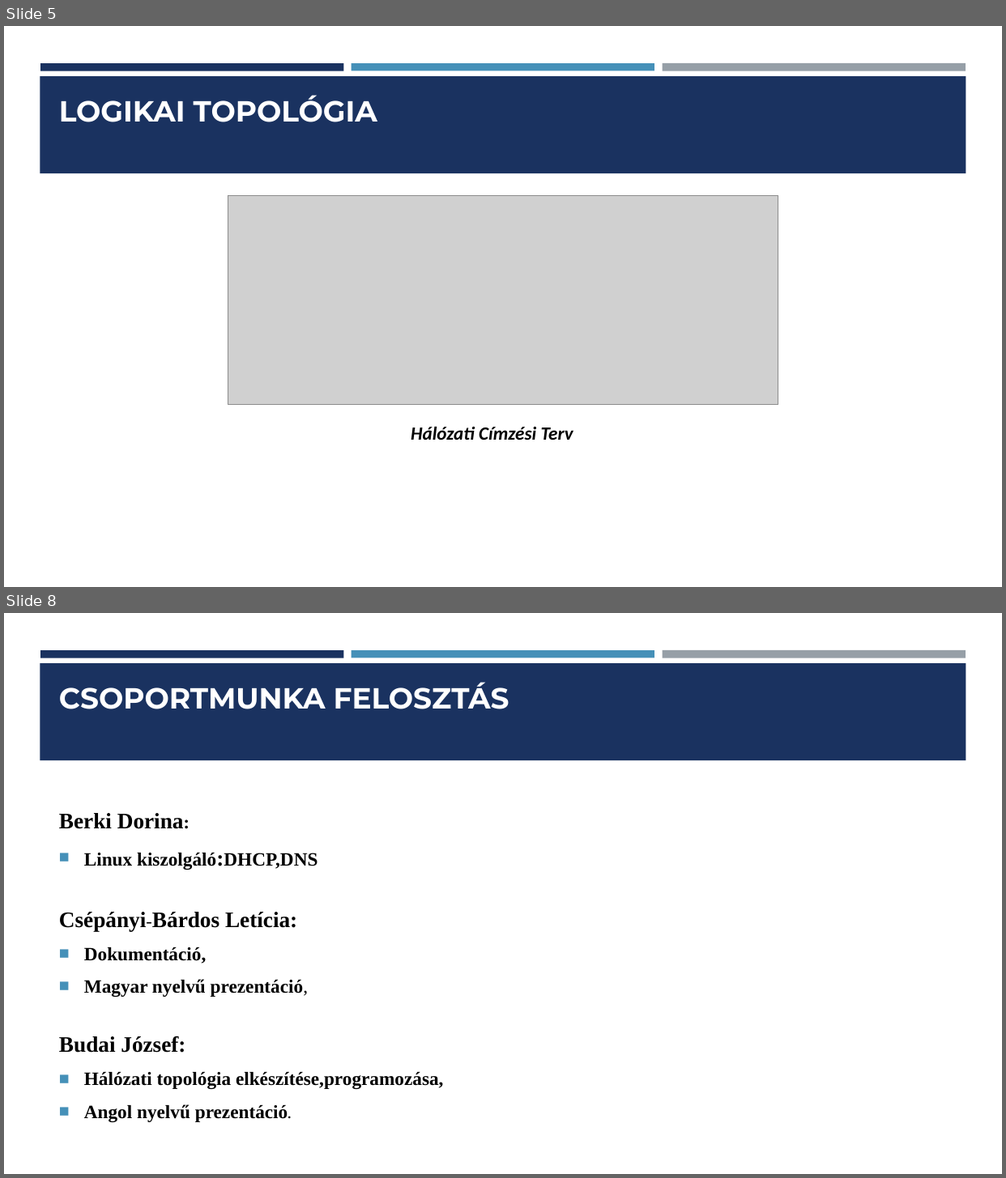
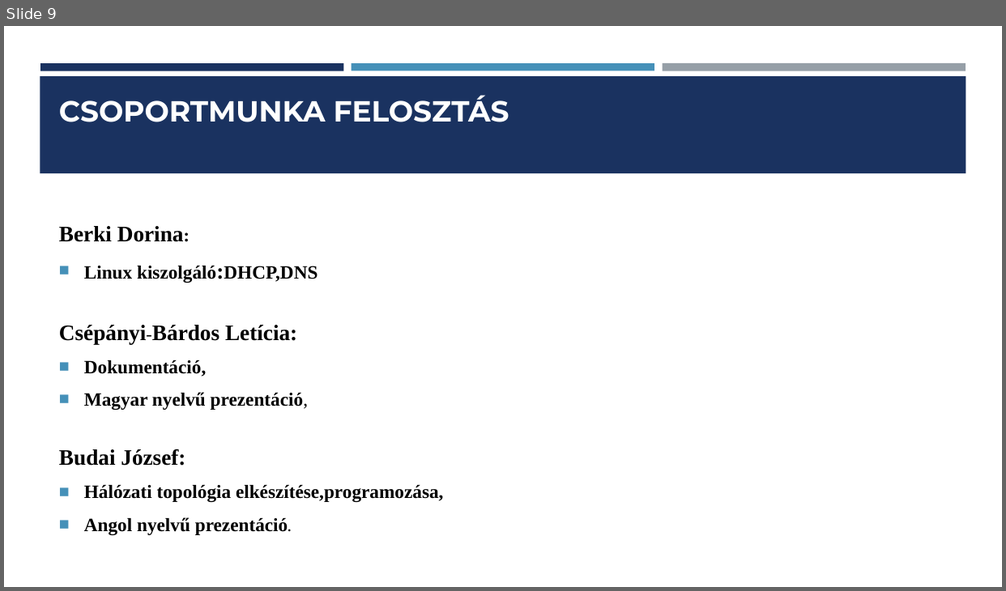
Before and after one commit to Dorina1200/vizsga, a slide deck: vizsga1/Hálózati Infrastruktúra Tervezése és Kivitelezése ppt.pptx. Shown one above the other, each under a label of ours: slides 5 and 8 before the commit, slide 9 after it; the slides between them are not shown. The pictures are 1006x1178 and 1006x591 pixels, drawn with LibreOffice and Linux fonts; fonts in the diff are those of the drawing; grey boxes stand for pictures. Boxes give left, top, right and bottom in pixels: in the first picture for what was removed or moved away, otherwise in the second. Text is boxed around its words. In the diff, an @@ line names an element or a change of style, - is before the commit and + after.

```diff
--- a/vizsga1/Hálózati Infrastruktúra Tervezése és Kivitelezése ppt.pptx
+++ b/vizsga1/Hálózati Infrastruktúra Tervezése és Kivitelezése ppt.pptx
@@ slide 5 removed at bbox=[4, 26, 1002, 587], background #FFFFFF; not listed: 4 template elements that a slide beside it also shows @@
@@ title removed at bbox=[59, 95, 377, 122] @@
-LOGIKAI TOPOLÓGIA
@@ picture removed at bbox=[228, 196, 778, 405] @@
@@ text removed at bbox=[411, 426, 573, 440] @@
-Hálózati Címzési Terv
@@ what was slide 8 is now slide 9 @@
```
Also in this commit, not shown: 2 slides changed, 3 slides added, 1 other slide removed, 1 other file.
